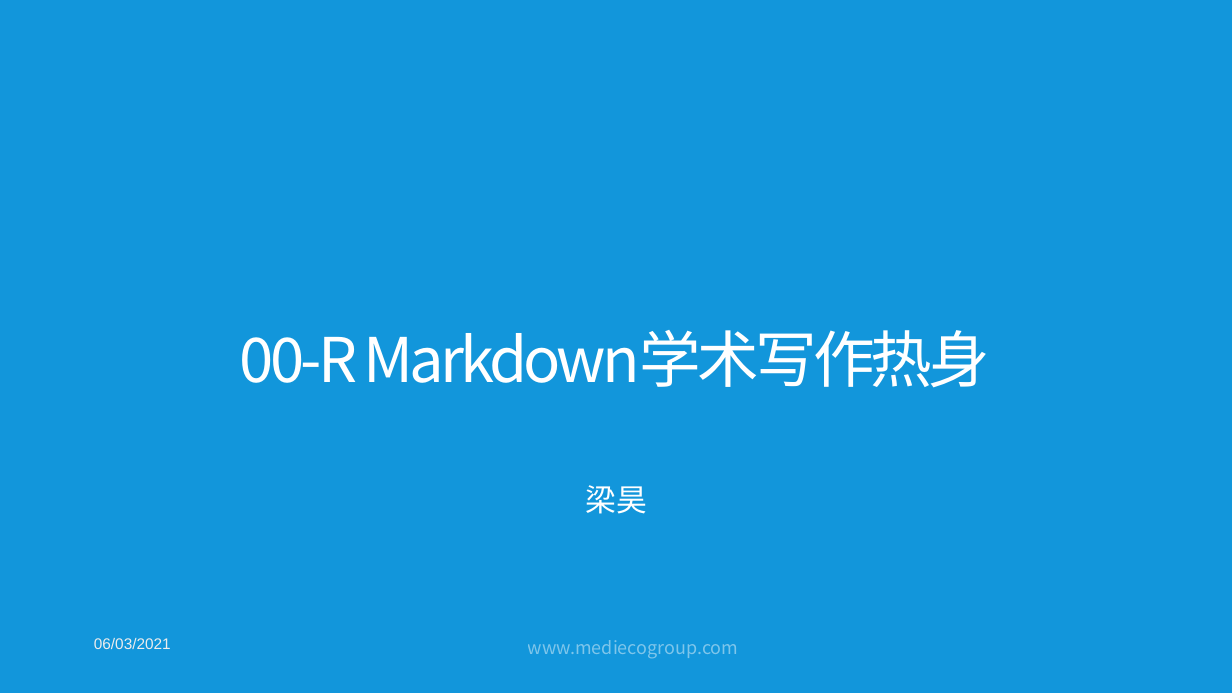
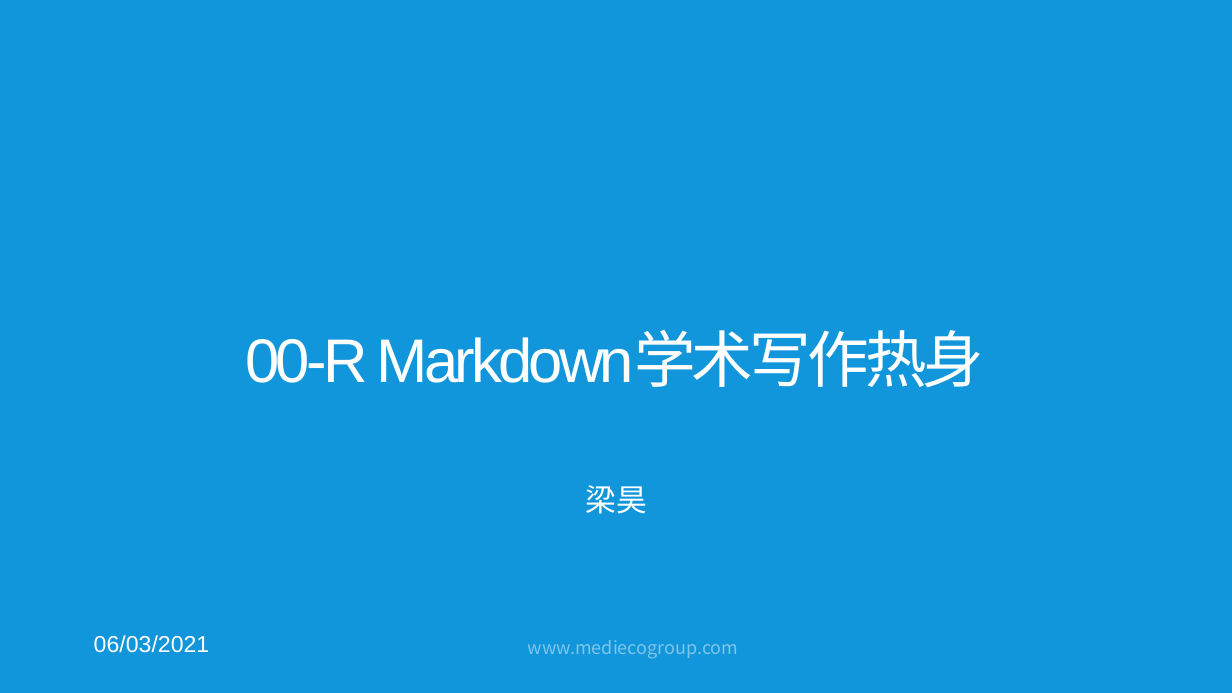
Before and after one commit to hao203/rmd_china, a slide deck: slide 1 of slides/00.Introduction/00-Intro.pptx. Drawn at 1232x693 pixels with LibreOffice and Linux fonts; fonts in the diff are those of the drawing; background and template pictures are left out. Boxes give left, top, right and bottom in pixels: in the first picture for what was removed or moved away, otherwise in the second. Text is boxed around its words. In the diff, an @@ line names an element or a change of style, - is before the commit and + after.

```diff
--- a/slides/00.Introduction/00-Intro.pptx
+++ b/slides/00.Introduction/00-Intro.pptx
@@ title "00-R Markdown学术写作热身" at (246,333,984,388): font Noto Sans CJK SC to Arial, text colour #CCE8CF to #FFFFFF @@
@@ text "06/03/2021" at (94,635,210,653): size 12 to 18 pt, text colour gradient #9E9E9E to #B7DFBB to #FFFFFF to #FFFFFF; vertical alignment middle to top @@
```
Also in this commit, not shown: 20 other slides changed, 1 slide added, 1 slide removed, 8 other files.
